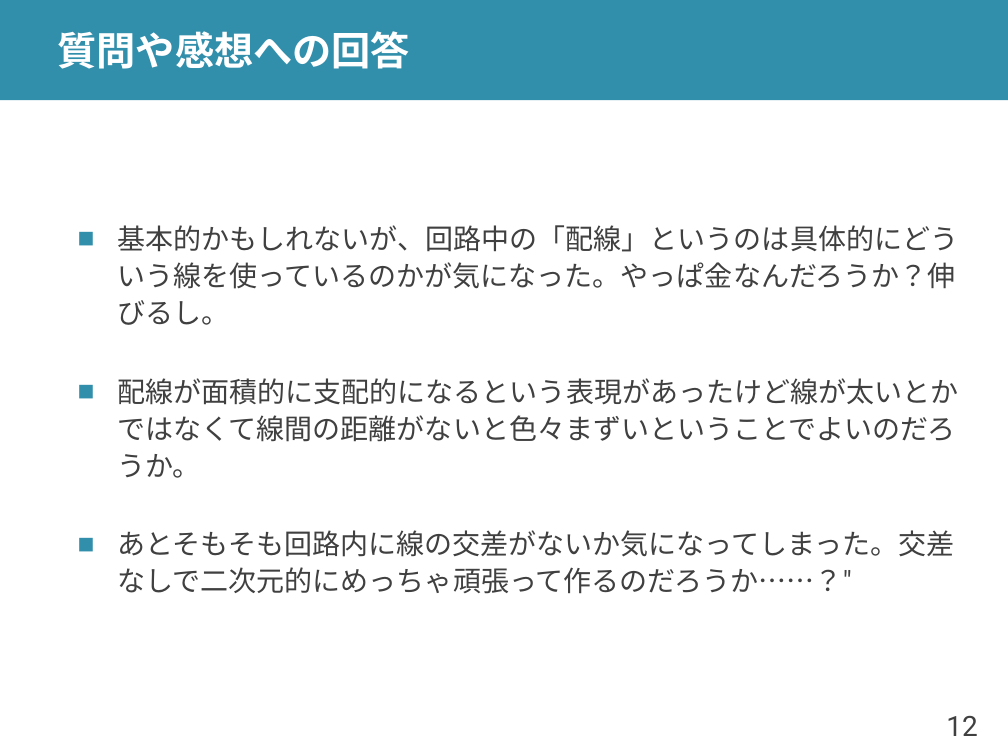
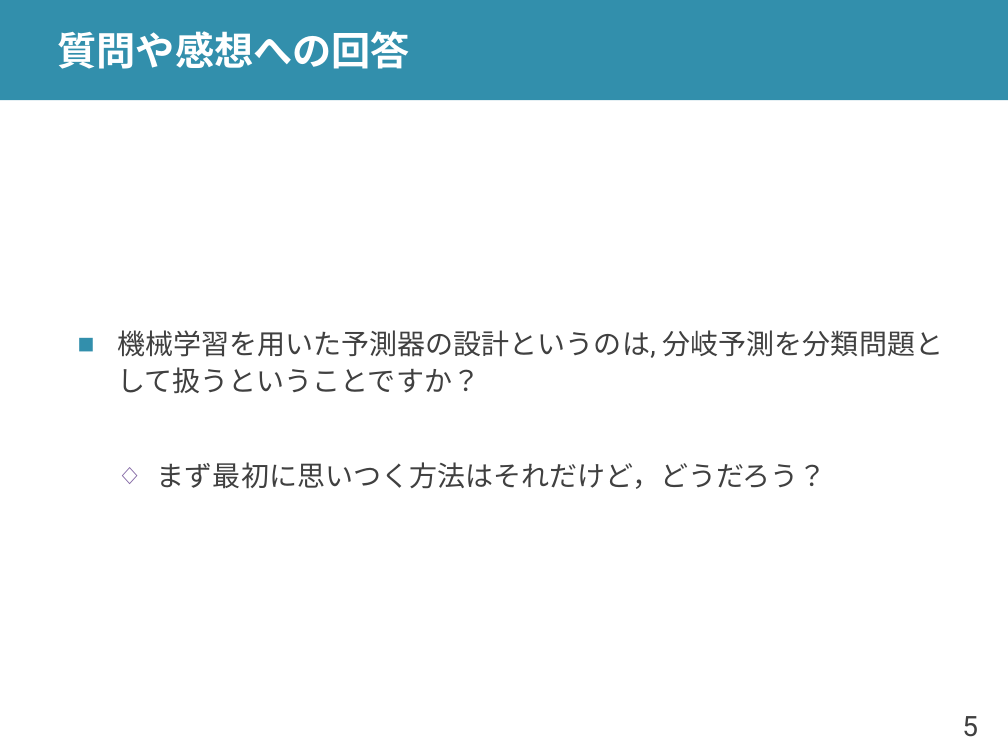
Before and after one commit to shioyadan/advanced-computer-organization, a slide deck: slide 5 of aco-shioya-08.pptx (slide 12 before the commit). Drawn at 1008x756 pixels with LibreOffice and Linux fonts; fonts in the diff are those of the drawing. Boxes give left, top, right and bottom in pixels: in the first picture for what was removed or moved away, otherwise in the second. Text is boxed around its words. In the diff, an @@ line names an element or a change of style, - is before the commit and + after.

```diff
--- a/aco-shioya-08.pptx
+++ b/aco-shioya-08.pptx
@@ text at (117,330,943,489): text changed @@
-■ 基本的かもしれないが、回路中の「配線」というのは具体的にどういう線を使っているのかが気になった。やっぱ金なんだろうか？伸びるし。
-■ 配線が面積的に支配的になるという表現があったけど線が太いとかではなくて線間の距離がないと色々まずいということでよいのだろうか。
-■ あとそもそも回路内に線の交差がないか気になってしまった。交差なしで二次元的にめっちゃ頑張って作るのだろうか……？"
+■ 機械学習を用いた予測器の設計というのは, 分岐予測を分類問題として扱うということですか？
+  ◇ まず最初に思いつく方法はそれだけど，どうだろう？
@@ page number at (962,716,978,737): text changed @@
-12
+5
```
Also in this commit, not shown: 24 other slides changed, 7 slides added, 2 slides removed, 1 other file.
